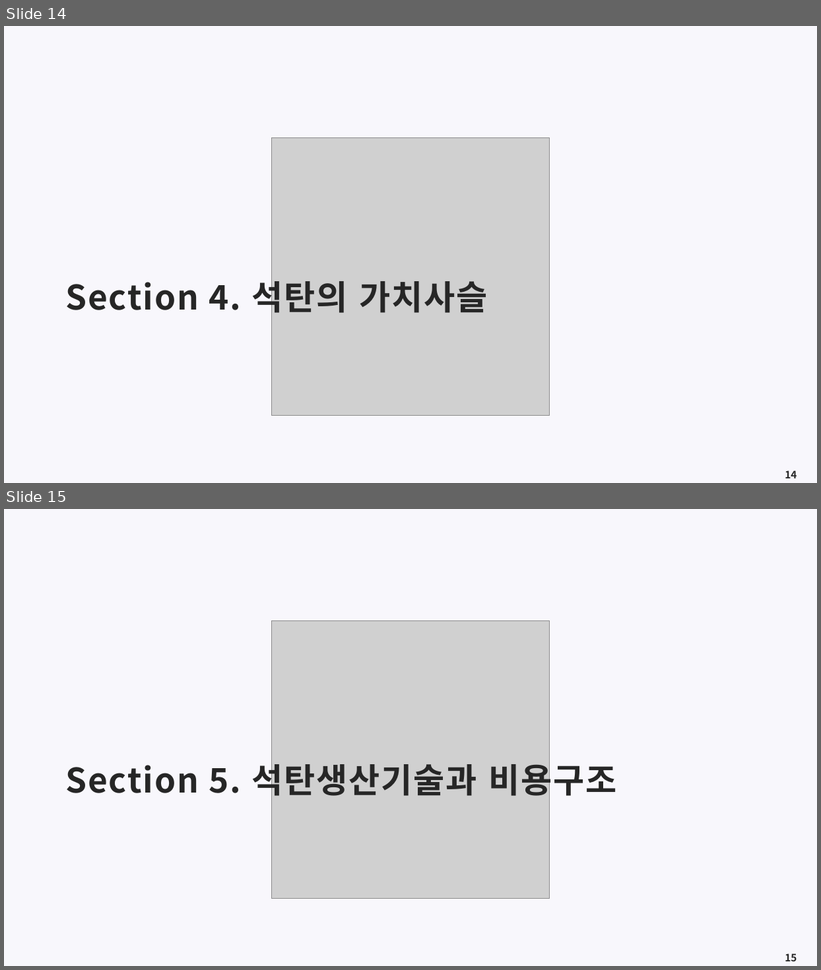
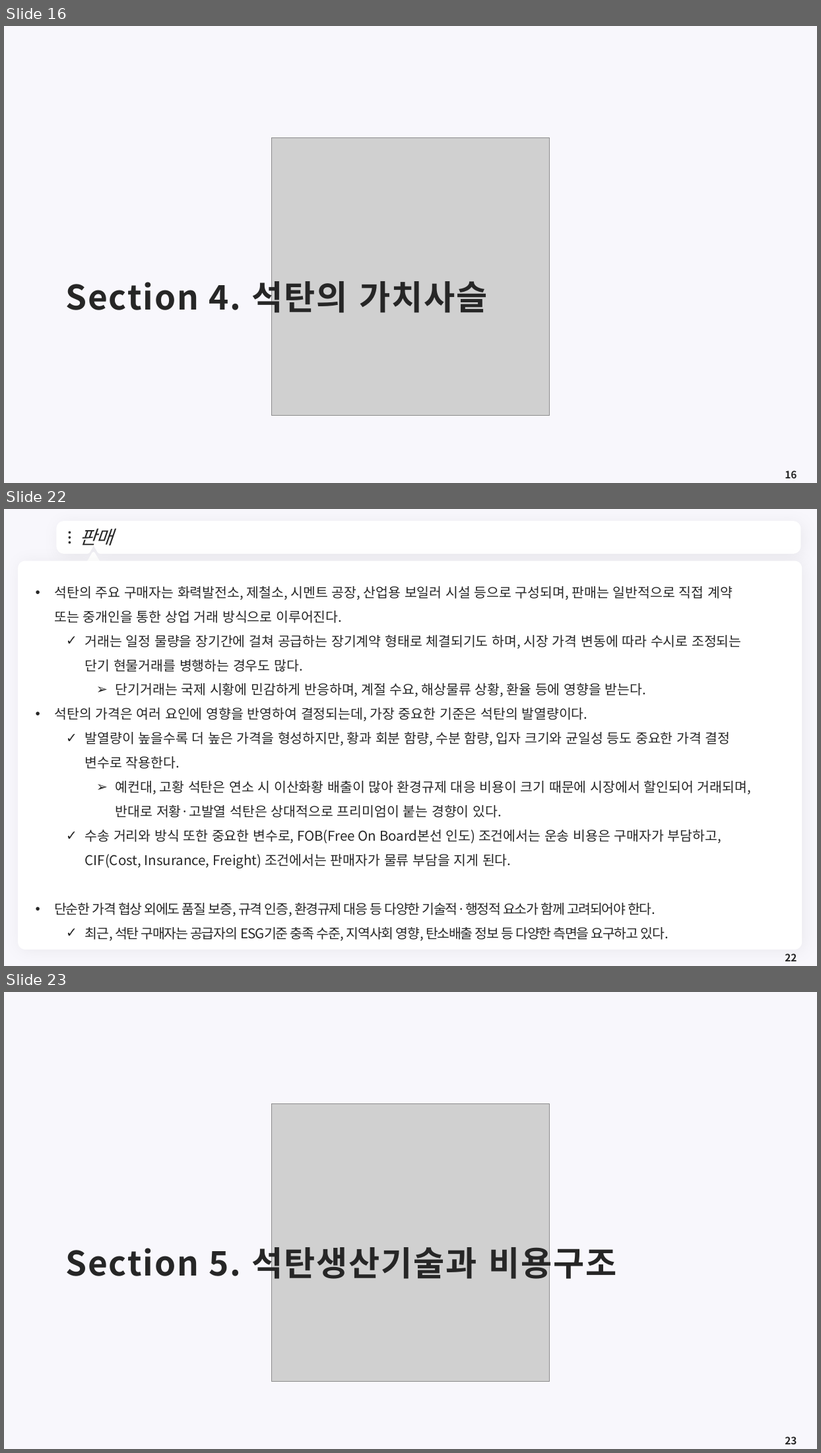
Before and after one commit to meandthey/Teaching, a slide deck: 에너지경제학/자원에너지경제학_Chapter_4 (석탄).pptx. Shown one above the other, each under a label of ours: slides 14 and 15 before the commit, slides 16, 22 and 23 after it; the slides between them are not shown. The pictures are 821x970 and 821x1453 pixels, drawn with LibreOffice and Linux fonts; fonts in the diff are those of the drawing; grey boxes stand for pictures; background and template pictures are left out. Boxes give left, top, right and bottom in pixels: in the first picture for what was removed or moved away, otherwise in the second. Text is boxed around its words. In the diff, an @@ line names an element or a change of style, - is before the commit and + after.

```diff
--- a/에너지경제학/자원에너지경제학_Chapter_4 (석탄).pptx
+++ b/에너지경제학/자원에너지경제학_Chapter_4 (석탄).pptx
@@ slide 22 added at bbox=[4, 509, 817, 966], background #F8F7FC @@
@@ freeform shape added at bbox=[59, 524, 798, 551], fill #FFFFFF, outline #FFFFFF 7.25 pt @@
@@ title added at bbox=[79, 528, 114, 546], 22 pt, text #262626, italic @@
+판매
@@ ellipse added at bbox=[69, 531, 71, 534], fill #262626 @@
@@ ellipse added at bbox=[69, 537, 71, 539], fill #262626 @@
@@ ellipse added at bbox=[69, 541, 71, 544], fill #262626 @@
@@ freeform shape added at bbox=[781, 533, 789, 543], fill #FFFFFF @@
@@ rounded rectangle added at bbox=[18, 561, 803, 950], fill #FFFFFF @@
@@ triangle added at bbox=[86, 553, 100, 566], fill #FFFFFF, outline #FFFFFF 3.75 pt @@
@@ text added at bbox=[54, 586, 751, 941], 16 pt, text #262626 @@
+• 석탄의 주요 구매자는 화력발전소, 제철소, 시멘트 공장, 산업용 보일러 시설 등으로 구성되며, 판매는 일반적으로 직접 계약 또는 중개인을 통한 상업 거래 방식으로 이루어진다.
+  ✓ 거래는 일정 물량을 장기간에 걸쳐 공급하는 장기계약 형태로 체결되기도 하며, 시장 가격 변동에 따라 수시로 조정되는 단기 현물거래를 병행하는 경우도 많다.
+    ➢ 단기거래는 국제 시황에 민감하게 반응하며, 계절 수요, 해상물류 상황, 환율 등에 영향을 받는다.
+• 석탄의 가격은 여러 요인에 영향을 반영하여 결정되는데, 가장 중요한 기준은 석탄의 발열량이다.
+  ✓ 발열량이 높을수록 더 높은 가격을 형성하지만, 황과 회분 함량, 수분 함량, 입자 크기와 균일성 등도 중요한 가격 결정 변수로 작용한다.
+    ➢ 예컨대, 고황 석탄은 연소 시 이산화황 배출이 많아 환경규제 대응 비용이 크기 때문에 시장에서 할인되어 거래되며, 반대로 저황·고발열 석탄은 상대적으로 프리미엄이 붙는 경향이 있다.
+  ✓ 수송 거리와 방식 또한 중요한 변수로, FOB(Free On Board본선 인도) 조건에서는 운송 비용은 구매자가 부담하고, CIF(Cost, Insurance, Freight) 조건에서는 판매자가 물류 부담을 지게 된다.
+• 단순한 가격 협상 외에도 품질 보증, 규격 인증, 환경규제 대응 등 다양한 기술적·행정적 요소가 함께 고려되어야 한다.
+  ✓ 최근, 석탄 구매자는 공급자의 ESG기준 충족 수준, 지역사회 영향, 탄소배출 정보 등 다양한 측면을 요구하고 있다.
@@ page number added at bbox=[785, 954, 797, 962], 12 pt, text #262626, bold @@
+22
@@ what was slide 14 is now slide 16 @@
@@ page number at bbox=[785, 471, 797, 479]: text changed @@
-14
+16
@@ what was slide 15 is now slide 23 @@
@@ page number at bbox=[785, 1437, 797, 1445]: text changed @@
-15
+23
```
Also in this commit, not shown: 4 slides changed, 11 other slides added.
